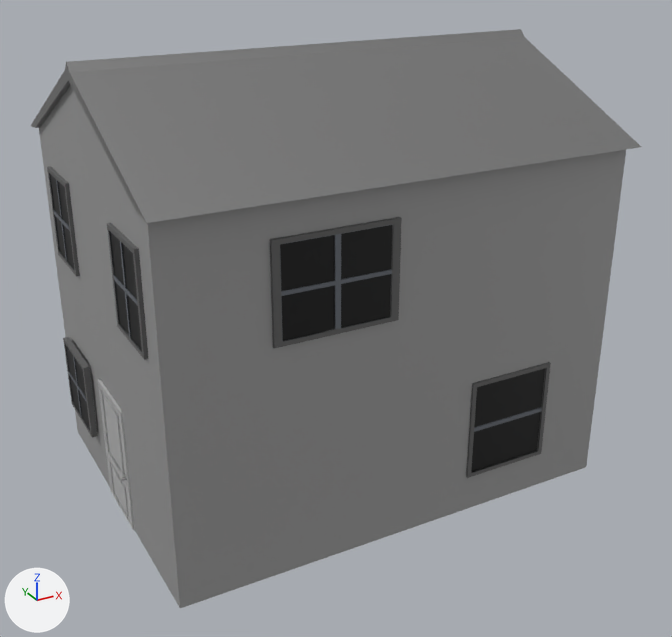
Before and after pictures for a commit that changed the Blender file assets/house2.blend.
The view is the same before and after, from a camera (50 mm lens) standing at (-59.8, -150.4, 104.1) and looking at (27.0, 7.4, 25.2). The lights are fixed; the arrows at lower left show +X, +Y and +Z.

Script lines for the objects in view, before the commit:
```python
mat_material_003 = principled_material('Material.003')
mat_material_003.base_color = (0.379, 0.379, 0.379)  # grey #a5a5a5
mat_material_003.metallic = 1.0
me_circle_001 = bpy.data.meshes.new('Circle.001')
me_circle_001.from_pydata(...)  # 674 vertices, 644 faces; spans x -1.0..8.34, y -2.19..2.64, z -4.4..1.06
me_circle_001.materials.append(mat_material_003)  # grey #a5a5a5
me_cube_001 = bpy.data.meshes.new('Cube.001')
me_cube_001.from_pydata(...)  # 16 vertices, 14 faces; spans x -19.3..69.7, y -35.1..14.1, z -35.4..14.1
me_cube_001.materials.append(mat_material_003)  # grey #a5a5a5
me_cube_005 = bpy.data.meshes.new('Cube.005')
me_cube_005.from_pydata(...)  # 60 vertices, 58 faces; spans x 18.71..22.13, y -6.64..-0.74, z -2.17..5.39
me_cube_005.materials.append(mat_material_005)  # picture img_window1
me_cube_006 = bpy.data.meshes.new('Cube.006')
me_cube_006.from_pydata(...)  # 60 vertices, 58 faces; spans x 18.71..22.13, y -6.64..-0.74, z -2.17..5.39
me_cube_006.materials.append(mat_material_005)  # picture img_window1
ob_circle = bpy.data.objects.new('Circle', me_circle_001)
ob_circle.location = (-24.5, -7.7, 11.4)
ob_circle.rotation_euler = (0.0, 1.571, 0.0)  # degrees (0, 90, 0)
ob_circle.scale = (0.151, 0.151, 0.151)
ob_cube_001 = bpy.data.objects.new('Cube.001', me_cube_001)
ob_cube_001.location = (-5.7, -0.8, 81.2)
ob_cube_001.rotation_euler = (0.785, 0.0, 0.0)  # degrees (45, 0, 0)
ob_cube_004 = bpy.data.objects.new('Cube.004', me_cube_006)
ob_cube_004.location = (-31.8, -12.5, 48.0)
ob_cube_004.scale = (0.374, 2.29, 2.29)
ob_cube_006 = bpy.data.objects.new('Cube.006', me_cube_005)
ob_cube_006.location = (-31.8, 27.8, 14.3)
ob_cube_006.scale = (0.327, 2.63, 2.0)
# also in view: 'Cube.008' at (41.3, -32.8, 17.2); 'Cube.009' at (-23.7, -1.7, 12.3); 'Cube.005' at (-24.1, 18.1, 51.7); 'Cube' at (19.5, 20.0, 40.0); 'Cube.007' at (5.0, -32.9, 51.7)
```
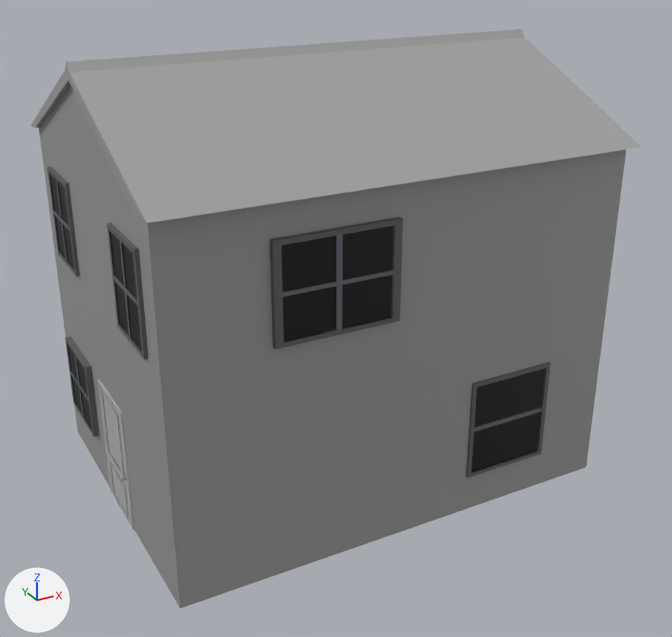
Boxes [x1, y1, x2, y2] around the edits, measured in the pictures (672 x 637 px):
'Cube.001', surface changed: [31, 29, 641, 223] in both
'Cube.006', rescaled: before [63, 337, 98, 437]; after [65, 336, 100, 437]

The edits, one by one:
In material 'Material.003' (mat_material_003), metallic goes from 1.0 to 0.0.
Object 'Cube.006' (ob_cube_006) is rescaled from (0.327, 2.63, 2.0) to (0.347, 2.63, 2.0).
